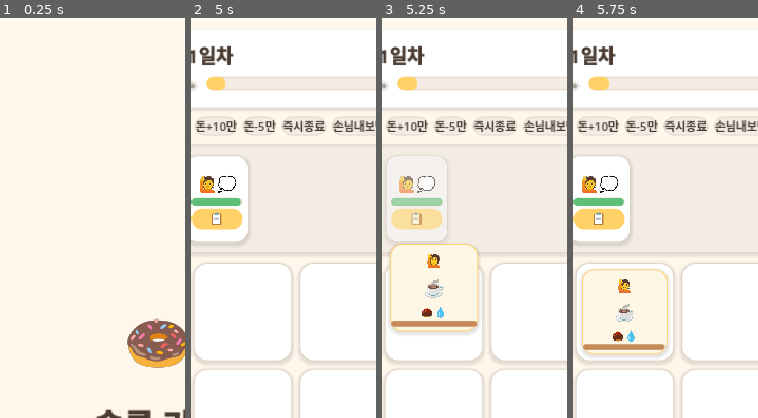
Above: before the commit, frames 1-4 (left to right).
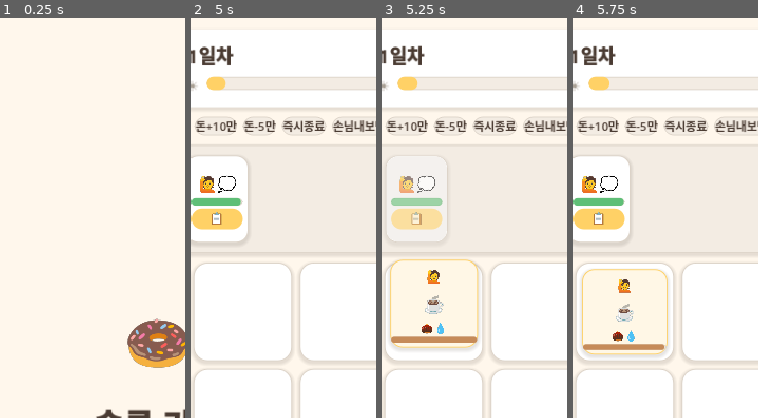
Above: after the commit, the same moments.

Repository: yellyB/game-slot-kitchen
Game: Godot game, scene res://scenes/Main.tscn
Two runs of this game, one before a commit and one after it. Both use one fixed random seed, a clock stepped at 60 frames per second and the inputs below.
Inputs:
- Up to frame 1 (0.25 s): no input
- Up to frame 2 (5 s): click "시작" at 0.5 s; click "돈+10만" at 1.25 s; click "돈-5만" at 2 s; click "손님내보냄" at 2.75 s; click "🏬" at 3.5 s; click "📋" at 4.25 s
- Up to frame 3 (5.25 s): click "📋" at 5 s
- Up to frame 4 (5.75 s): no input
The pictures show only the part of the screen within x 7-57%, y 0-50%; the shares and areas given below are measured in that part.

Frames 1-2 are identical in both runs. In frame 3, 4.7% of the frame differs, in the area x 4-53%, y 56-83%; in frame 4, nothing differs.

Commit message:
수정: 날아오는 주문서 폭이 좁던 문제 — 슬롯 기하로 착지 크기 확정
- 갓 놓인 실물 카드는 폭 확장(EXPAND_FILL) 반영 전이라, 그 크기를 측정해
  고스트에 넘기면 콘텐츠 최소 폭으로 좁게 날았음
- Slot.card_rect(): holder 기하 기반으로 카드 착지 사각형을 타이밍 무관하게 반환
- 고스트가 이 사각형 크기(=드래그 시와 동일한 슬롯 채움 크기)로 날아가 안착
- holder 여백을 상수 Slot.PAD로 정리

Co-Authored-By: Claude Opus 4.8 (1M context) <noreply@anthropic.com>

Diff:
--- a/scripts/main.gd
+++ b/scripts/main.gd
@@ -548,11 +548,12 @@
 ## (실물을 top_level로 날렸다 되돌리면 컨테이너 재정렬이 안 돼 좌표가 틀어지므로 고스트로 분리.)
 func _fly_order_to_slot(card: OrderCard, slot: Slot, from_pos: Vector2) -> void:
 	slot.place_card(card, false, false)   # 점유만 — 팝·소리는 도착 때
-	await get_tree().process_frame        # 슬롯 내 최종 좌표·크기 확보
 	if not is_instance_valid(card) or card.get_parent() == null:
 		return
-	var dest := card.global_position      # 슬롯에서의 최종 좌표
-	var sz := card.size
+	# 착지 목표는 슬롯 기하로 확정 — 갓 놓인 카드의 폭 확장 전 측정을 피함(좁게 날던 버그).
+	var rect := slot.card_rect()
+	var dest := rect.position             # 슬롯에서의 최종 좌표(좌상단)
+	var sz := rect.size
 	card.modulate.a = 0.0                 # 도착 시 공개
 
 	# 손님 자리→슬롯으로 날아가는 고스트(실물과 동일 외형).
--- a/scripts/slot.gd
+++ b/scripts/slot.gd
@@ -3,6 +3,8 @@
 ## 카드가 놓이는 칸. 타깃 역할(클릭·드래그 공용):
 ##   "new"(창고 신규) / "move"(슬롯↔슬롯) / "dish"(완성품).
 ## (도구석은 Slot이 아니라 ToolStation)
+
+const PAD := 6   ## holder 내부 여백(카드와 슬롯 경계). card_rect()도 이 값을 참조.
 
 var _holder: MarginContainer
 
@@ -14,8 +16,13 @@
 	# 빈 슬롯의 클릭/드롭이 Slot 자신에게 오도록 holder는 마우스 통과 무시
 	_holder.mouse_filter = Control.MOUSE_FILTER_IGNORE
 	for side in ["left", "right", "top", "bottom"]:
-		_holder.add_theme_constant_override("margin_" + side, 6)
+		_holder.add_theme_constant_override("margin_" + side, PAD)
 	add_child(_holder)
+
+
+## 놓인 카드가 차지하는 화면 사각형(날아오기 연출의 착지 목표). 슬롯 기하 기반이라 타이밍 무관.
+func card_rect() -> Rect2:
+	return Rect2(_holder.global_position + Vector2(PAD, PAD), _holder.size - Vector2(PAD, PAD) * 2.0)
 
 
 func is_empty() -> bool:
